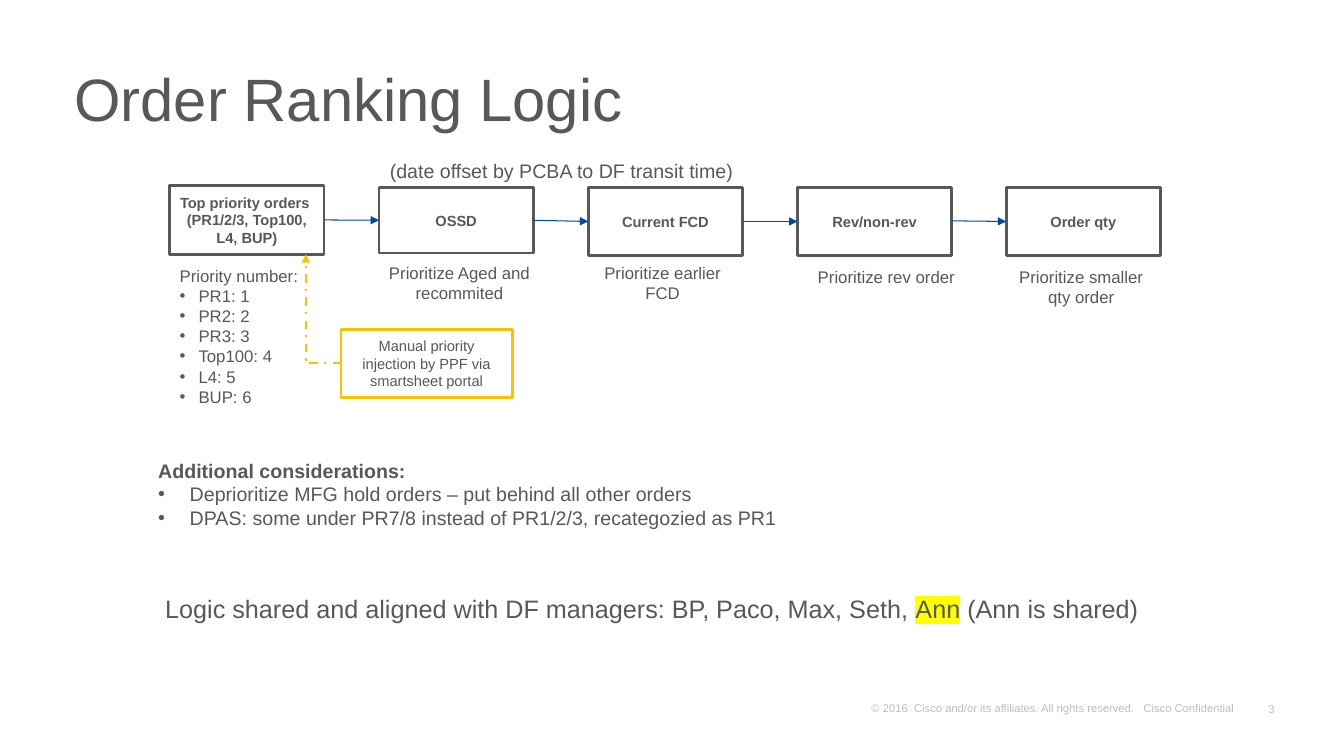
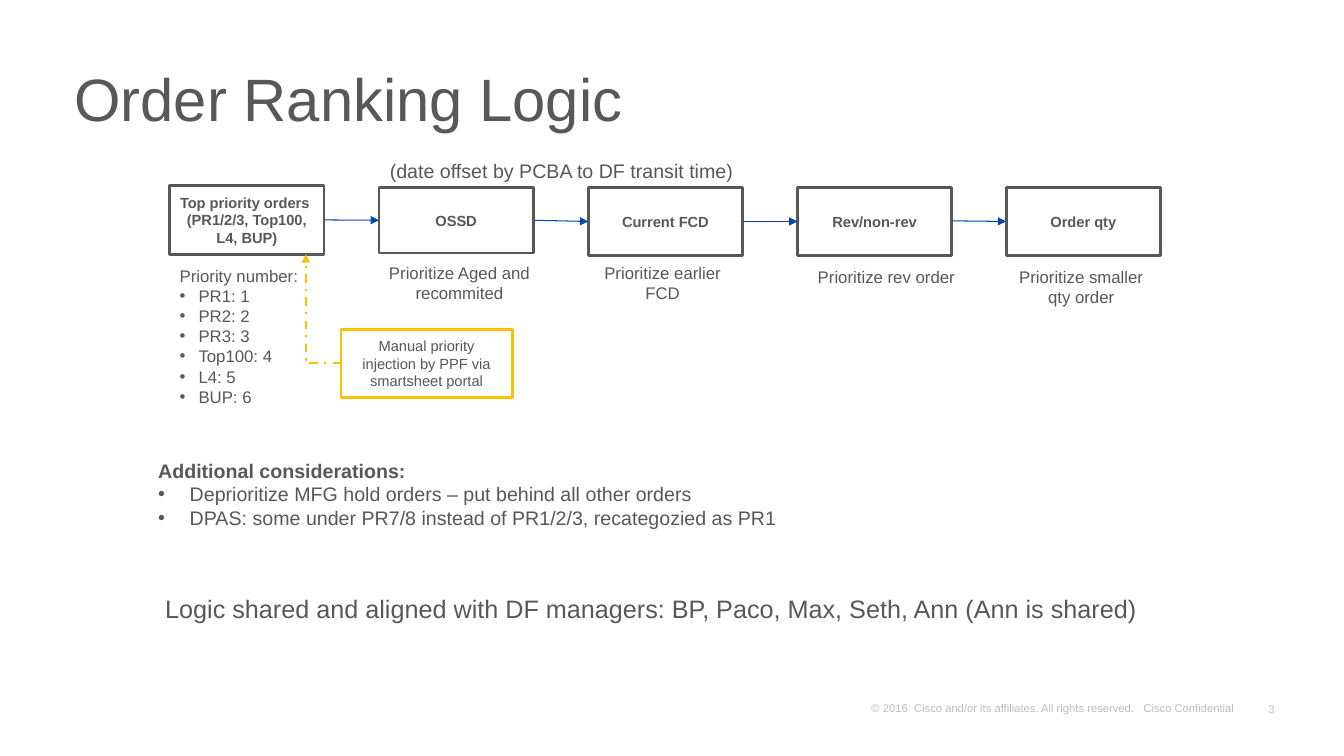
Before and after one commit to kenwang4585/pcba_allocation, a slide deck: slide 3 of PCBA allocation Sep 29.pptx. Drawn at 1344x756 pixels with LibreOffice and Linux fonts; fonts in the diff are those of the drawing; background and template pictures are left out. Boxes give left, top, right and bottom in pixels: in the first picture for what was removed or moved away, otherwise in the second. Text is boxed around its words. In the diff, an @@ line names an element or a change of style, - is before the commit and + after.

```diff
--- a/PCBA allocation Sep 29.pptx
+++ b/PCBA allocation Sep 29.pptx
@@ text "Logic shared and aligned with ..." at (165,599,1136,623): highlight #FFFF00 to none in "Ann" @@
```
Also in this commit, not shown: 2 other slides changed, 1 slide added, 12 other files.
